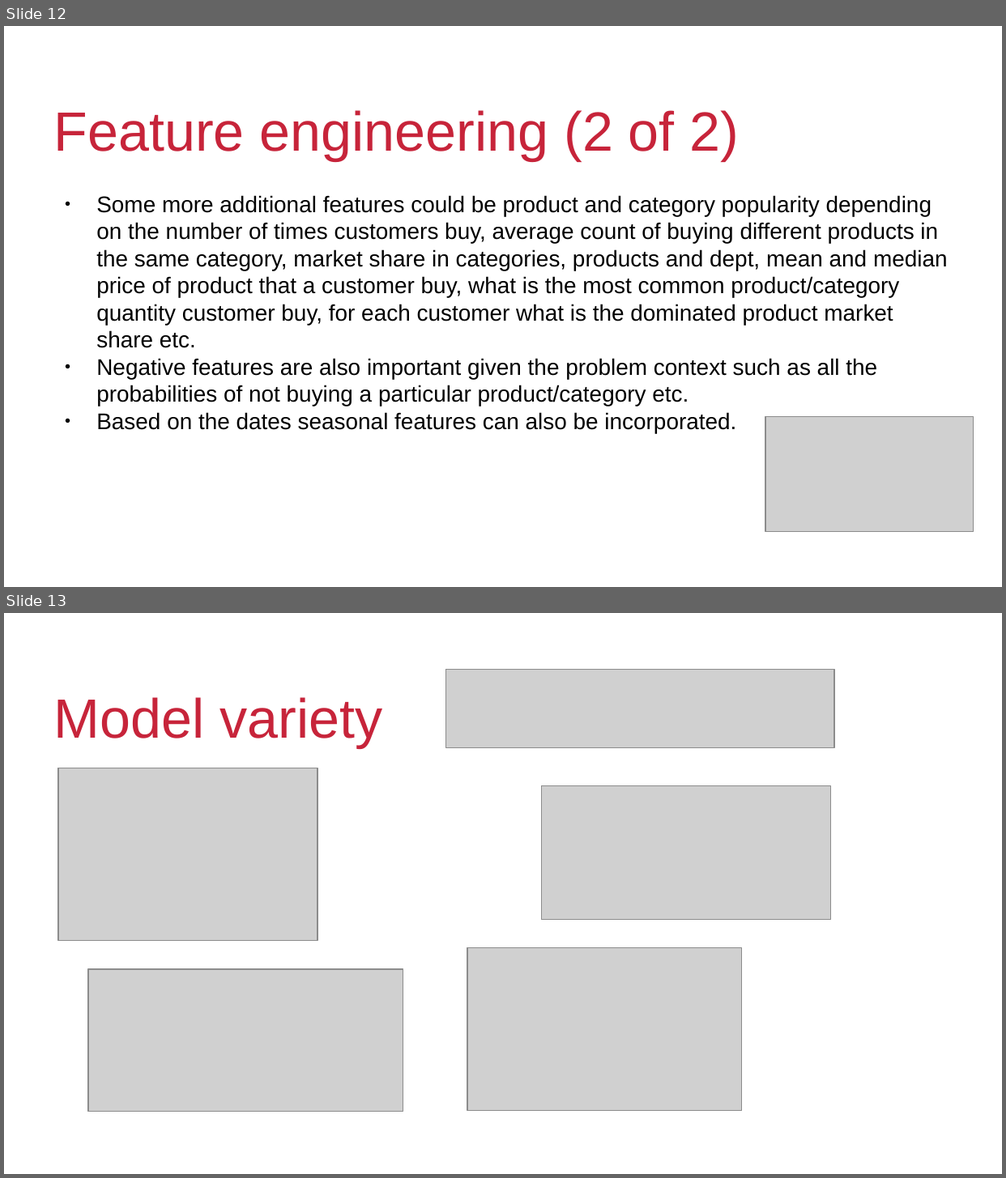
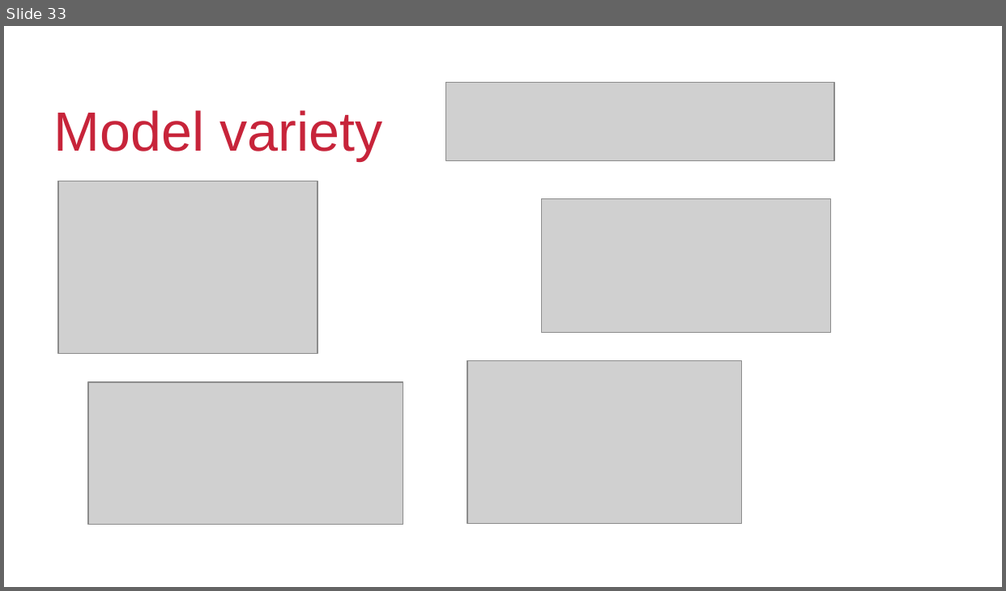
Before and after one commit to kalyanb29/Corporation-Favorita, a slide deck: Analytics.pptx. Shown one above the other, each under a label of ours: slides 12 and 13 before the commit, slide 33 after it. The pictures are 1006x1178 and 1006x591 pixels, drawn with LibreOffice and Linux fonts; fonts in the diff are those of the drawing; grey boxes stand for pictures; background and template pictures are left out. Boxes give left, top, right and bottom in pixels: in the first picture for what was removed or moved away, otherwise in the second. Text is boxed around its words. In the diff, an @@ line names an element or a change of style, - is before the commit and + after.

```diff
--- a/Analytics.pptx
+++ b/Analytics.pptx
@@ slide 12 removed at box(4, 26, 1002, 587), background #FFFFFF; not listed: 1 template element that a slide beside it also shows @@
@@ text removed at box(54, 110, 739, 160) @@
-Feature engineering (2 of 2)
@@ text removed at box(96, 195, 948, 433) @@
-● Some more additional features could be product and category popularity depending on the number of times customers buy, average count of buying different products in the same category, market share in categories, products and dept, mean and median price of product that a customer buy, what is the most common product/category quantity customer buy, for each customer what is the dominated product market share etc.
-● Negative features are also important given the problem context such as all the probabilities of not buying a particular product/category etc.
-● Based on the dates seasonal features can also be incorporated.
@@ picture removed at box(765, 417, 974, 532) @@
@@ what was slide 13 is now slide 33 @@
```
Also in this commit, not shown: 2 slides changed, 24 slides added, 3 other slides removed.
